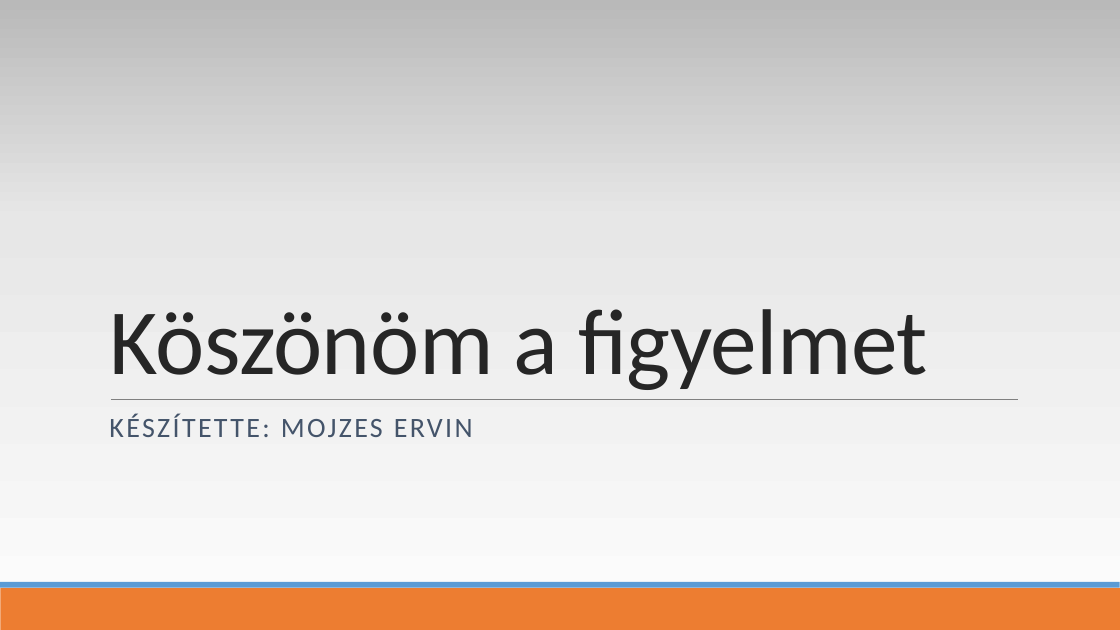
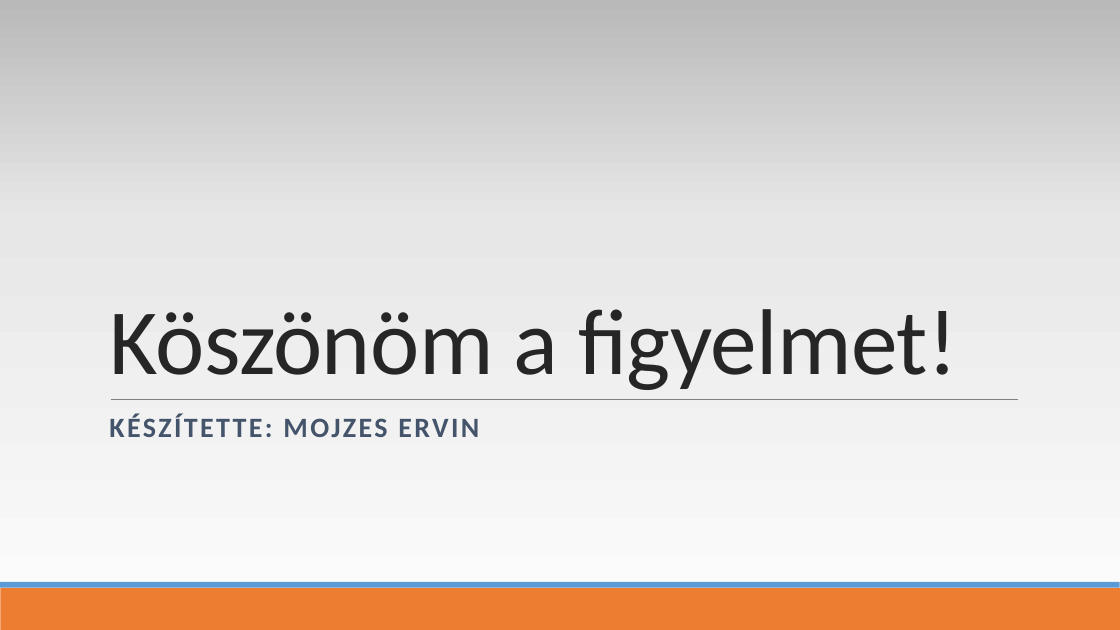
Before and after one commit to mojzeservin/beadando, a slide deck: slide 11 of Microsoft.pptx (slide 12 before the commit). Drawn at 1120x630 pixels with LibreOffice and Linux fonts; fonts in the diff are those of the drawing. Boxes give left, top, right and bottom in pixels: in the first picture for what was removed or moved away, otherwise in the second. Text is boxed around its words. In the diff, an @@ line names an element or a change of style, - is before the commit and + after.

```diff
--- a/Microsoft.pptx
+++ b/Microsoft.pptx
@@ title at [109, 309, 958, 390]: text changed @@
-Köszönöm a figyelmet
+Köszönöm a figyelmet!
@@ subtitle "KÉSZÍTETTE: MOJZES ERVIN" at [109, 414, 479, 437]: bold on @@
```
Also in this commit, not shown: 2 other slides changed, 2 slides added, 3 slides removed.
